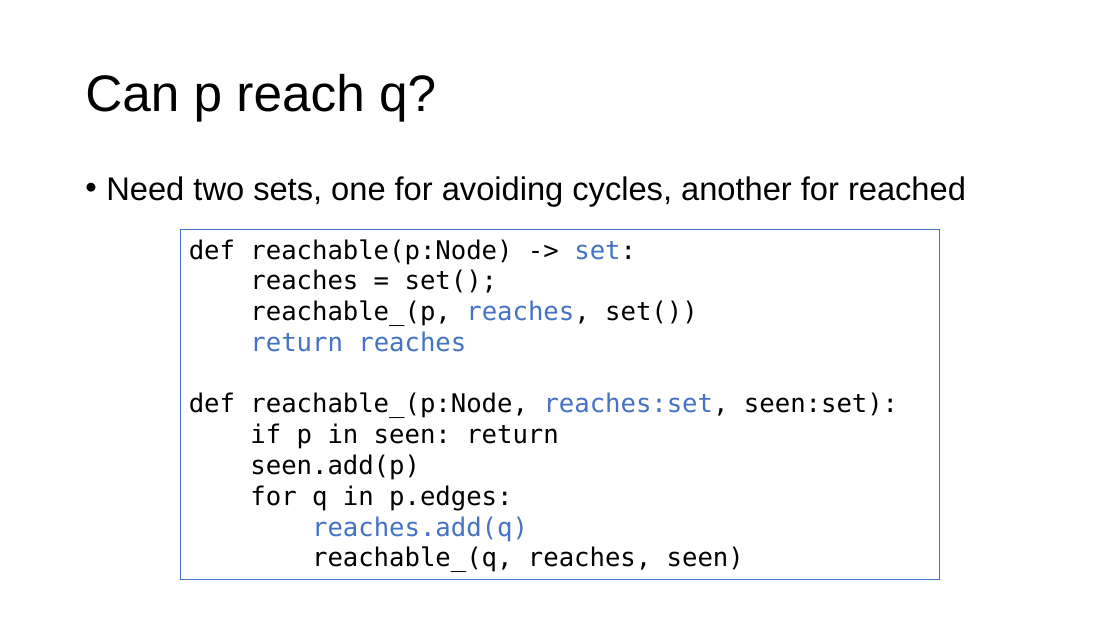
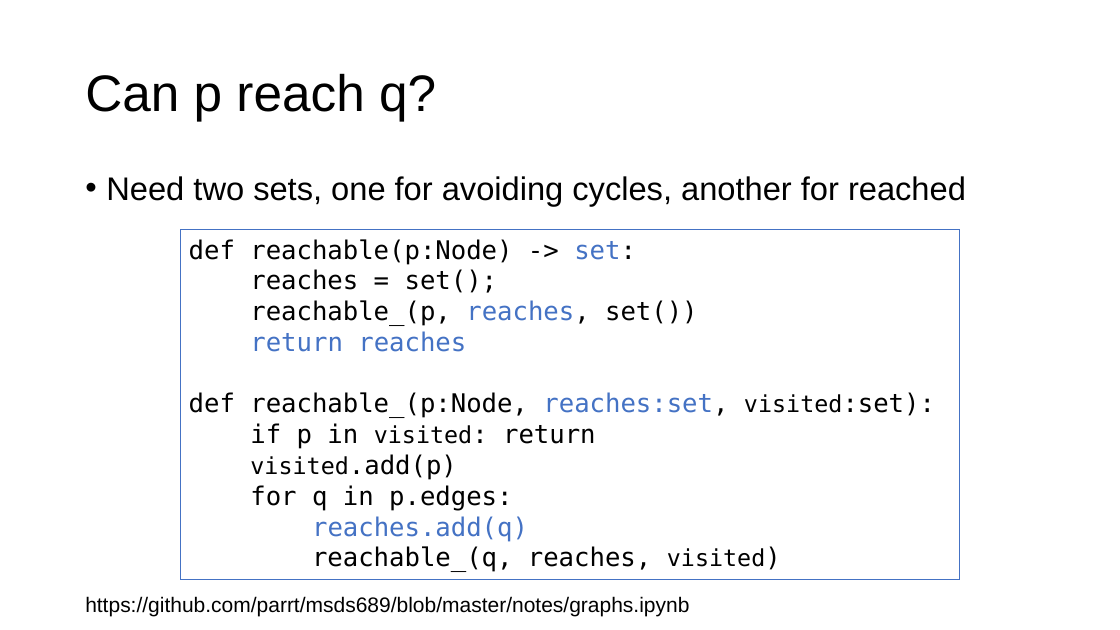
Before and after one commit to parrt/msds689, a slide deck: slide 10 of notes/graphs.pptx (slide 9 before the commit). Drawn at 1120x630 pixels with LibreOffice and Linux fonts; fonts in the diff are those of the drawing; background and template pictures are left out. Boxes give left, top, right and bottom in pixels: in the first picture for what was removed or moved away, otherwise in the second. Text is boxed around its words. In the diff, an @@ line names an element or a change of style, - is before the commit and + after.

```diff
--- a/notes/graphs.pptx
+++ b/notes/graphs.pptx
@@ rectangle "def reachable(p:Node) -> set:": place and size @@
-rectangle "def reachable(p:Node) -> set:" at (181, 229, 940, 580)
+rectangle "def reachable(p:Node) -> set:" at (181, 229, 960, 580)
@@ text in rectangle at (189, 392, 936, 480): text changed @@
-def reachable_(p:Node, reaches:set, seen:set):
-if p in seen: return
-seen.add(p)
+def reachable_(p:Node, reaches:set, visited:set):
+if p in visited: return
+visited.add(p)
@@ text in rectangle at (312, 546, 765, 572): text changed @@
-reachable_(q, reaches, seen)
+reachable_(q, reaches, visited)
@@ text added at (85, 596, 689, 616), 18 pt, text #000000 @@
+https://github.com/parrt/msds689/blob/master/notes/graphs.ipynb
```
Also in this commit, not shown: 3 other slides changed, 3 slides added, 2 other files.
